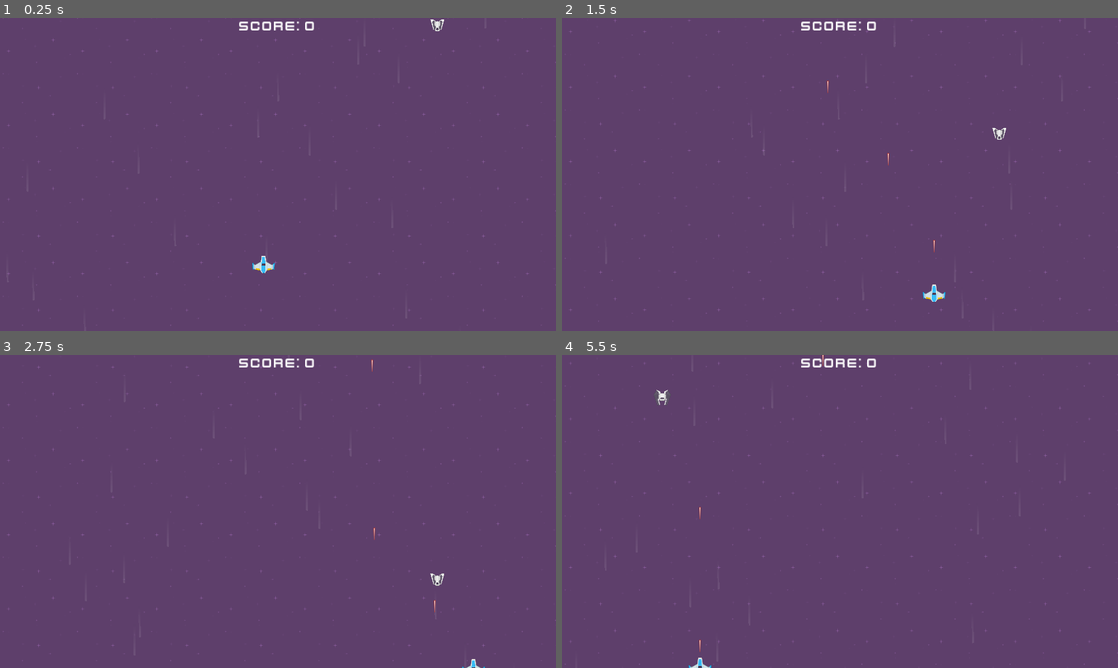
Above: before the commit, frames 1-4 (two rows, left to right).
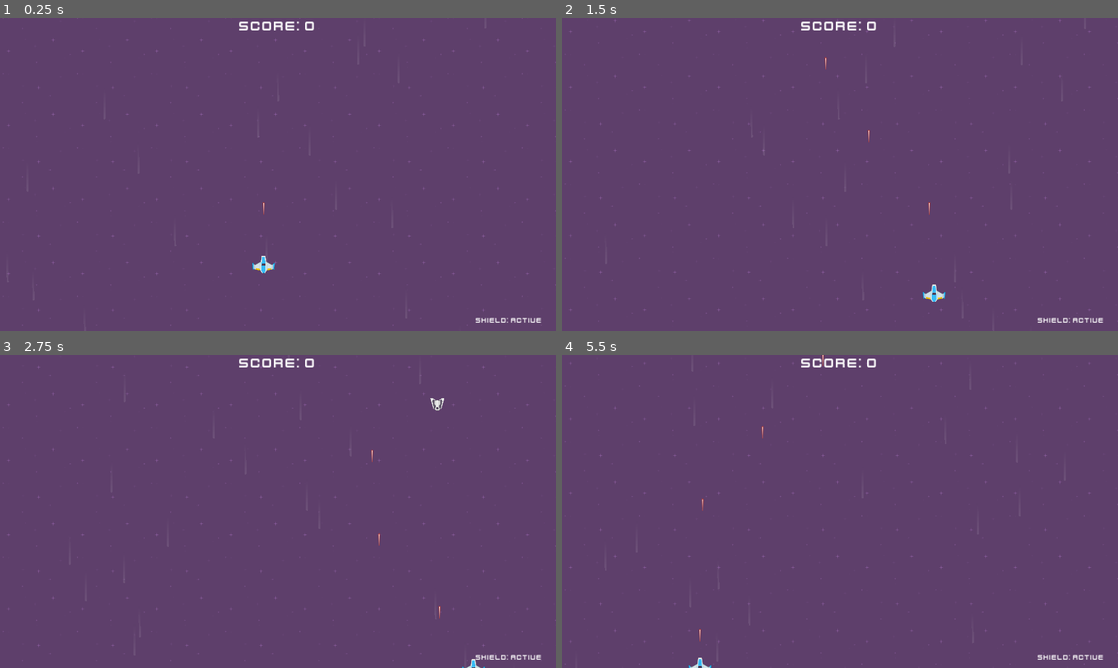
Above: after the commit, the same moments.

Repository: joach70/Cosmic-Expansion
Game: Godot game, scene res://scenes/game.tscn
Same seed, same stepped clock (60 frames per second), same inputs: the game is played once before the commit and once after it.
Inputs:
- Up to frame 1 (0.25 s): no input
- Up to frame 2 (1.5 s): hold Right (move_right) 0.53-1.28 s; hold Space (shoot) 0.53-1.28 s; hold Down (move_down) from 1.28 s (still down); tap Space (shoot) at 1.35 s
- Up to frame 3 (2.75 s): release Down (move_down) at 2.03 s; hold Right (move_right) from 2.03 s (still down); hold Space (shoot) from 2.03 s (still down)
- Up to frame 4 (5.5 s): release Right (move_right) at 2.78 s; release Space (shoot) at 2.78 s; hold Up (move_up) 2.78-3.53 s; tap Space (shoot) at 2.85, 4.35 s; hold Space (shoot) 3.53-4.28 s; hold Left (move_left) 3.53-5.03 s; tap R (reset) at 4.15 s; hold Down (move_down) from 5.03 s (still down); hold Space (shoot) from 5.03 s (still down)

The runs differ from the first frame. In frame 1, 0.2% of the frame differs, in the area x 47-98%, y 0-98%; in frame 2, 0.3%; in frame 3, 0.3%, in the area x 66-98%, y 1-98%; in frame 4, 0.3%.

Commit message:
new version 0.2

Diff:
--- a/project.godot
+++ b/project.godot
@@ -67,3 +67,7 @@
 3d_physics/layer_2="enemy"
 2d_physics/layer_3="laser"
 3d_physics/layer_3="laser"
+
+[rendering]
+
+textures/vram_compression/import_etc2_astc=true
--- /dev/null
+++ b/scenes/boss_2.tscn
@@ -0,0 +1,12 @@
+[gd_scene load_steps=3 format=3 uid="uid://opbtskmt4ajc"]
+
+[ext_resource type="PackedScene" uid="uid://pi6t1vbiapt2" path="res://scenes/enemy.tscn" id="1_l1fts"]
+[ext_resource type="Texture2D" uid="uid://80uxyukjj6uo" path="res://assets/PNG/ufoGreen.png" id="2_4at3u"]
+
+[node name="boss_2" instance=ExtResource("1_l1fts")]
+type = 4
+level = 2
+
+[node name="Sprite2D" parent="." index="0"]
+scale = Vector2(0.8, 0.8)
+texture = ExtResource("2_4at3u")
--- /dev/null
+++ b/scenes/boss_3.tscn
@@ -0,0 +1,10 @@
+[gd_scene load_steps=3 format=3 uid="uid://6xrg25hckw61"]
+
+[ext_resource type="PackedScene" uid="uid://opbtskmt4ajc" path="res://scenes/boss_2.tscn" id="1_rlih8"]
+[ext_resource type="Texture2D" uid="uid://1x71h01ep88g" path="res://assets/PNG/ufoRed.png" id="2_odcui"]
+
+[node name="boss_3" instance=ExtResource("1_rlih8")]
+level = 3
+
+[node name="Sprite2D" parent="." index="0"]
+texture = ExtResource("2_odcui")
--- /dev/null
+++ b/scenes/diver_enemy_2.tscn
@@ -0,0 +1,11 @@
+[gd_scene load_steps=3 format=3 uid="uid://6lhn4btwggdc"]
+
+[ext_resource type="PackedScene" uid="uid://pi6t1vbiapt2" path="res://scenes/enemy.tscn" id="1_di0in"]
+[ext_resource type="Texture2D" uid="uid://bdlqqq3pwh54l" path="res://assets/PNG/Enemies/enemyBlue4.png" id="2_ponqf"]
+
+[node name="diver_enemy_2" instance=ExtResource("1_di0in")]
+type = 2
+level = 2
+
+[node name="Sprite2D" parent="." index="0"]
+texture = ExtResource("2_ponqf")
--- /dev/null
+++ b/scenes/diver_enemy_3.tscn
@@ -0,0 +1,10 @@
+[gd_scene load_steps=3 format=3 uid="uid://mpu1cm0g1svt"]
+
+[ext_resource type="PackedScene" uid="uid://6lhn4btwggdc" path="res://scenes/diver_enemy_2.tscn" id="1_p4ktd"]
+[ext_resource type="Texture2D" uid="uid://bcccrlxiy34mb" path="res://assets/PNG/Enemies/enemyGreen4.png" id="2_p6ali"]
+
+[node name="diver_enemy_3" instance=ExtResource("1_p4ktd")]
+level = 3
+
+[node name="Sprite2D" parent="." index="0"]
+texture = ExtResource("2_p6ali")
--- /dev/null
+++ b/scenes/enemy_2.tscn
@@ -0,0 +1,10 @@
+[gd_scene load_steps=3 format=3 uid="uid://t5ma26afqvfd"]
+
+[ext_resource type="PackedScene" uid="uid://pi6t1vbiapt2" path="res://scenes/enemy.tscn" id="1_ck4lf"]
+[ext_resource type="Texture2D" uid="uid://dknv0nad73mer" path="res://assets/PNG/Enemies/enemyBlue1.png" id="2_w7sd5"]
+
+[node name="enemy_2" instance=ExtResource("1_ck4lf")]
+level = 2
+
+[node name="Sprite2D" parent="." index="0"]
+texture = ExtResource("2_w7sd5")
--- /dev/null
+++ b/scenes/enemy_3.tscn
@@ -0,0 +1,10 @@
+[gd_scene load_steps=3 format=3 uid="uid://i8jx5dshjjic"]
+
+[ext_resource type="PackedScene" uid="uid://pi6t1vbiapt2" path="res://scenes/enemy.tscn" id="1_svq8w"]
+[ext_resource type="Texture2D" uid="uid://c0oani812bdgw" path="res://assets/PNG/Enemies/enemyGreen1.png" id="2_mr1a7"]
+
+[node name="Enemy_3" instance=ExtResource("1_svq8w")]
+level = 3
+
+[node name="Sprite2D" parent="." index="0"]
+texture = ExtResource("2_mr1a7")
--- a/scenes/enemy_boss.tscn
+++ b/scenes/enemy_boss.tscn
@@ -4,7 +4,7 @@
 [ext_resource type="Texture2D" uid="uid://85dh46qjc6y5" path="res://assets/PNG/Enemies/enemyRed1.png" id="2_niu42"]
 
 [node name="Enemy_boss" instance=ExtResource("1_g8bnk")]
-is_shooting = true
+type = 4
 
 [node name="Sprite2D" parent="." index="0"]
 texture = ExtResource("2_niu42")
--- /dev/null
+++ b/scenes/enemy_shooting_2.tscn
@@ -0,0 +1,11 @@
+[gd_scene load_steps=3 format=3 uid="uid://cy6y47wu6cedi"]
+
+[ext_resource type="PackedScene" uid="uid://pi6t1vbiapt2" path="res://scenes/enemy.tscn" id="1_yhabl"]
+[ext_resource type="Texture2D" uid="uid://ct3kx4ev0ocao" path="res://assets/PNG/Enemies/enemyBlue2.png" id="2_ngp6w"]
+
+[node name="enemy_shooting_2" instance=ExtResource("1_yhabl")]
+type = 3
+level = 2
+
+[node name="Sprite2D" parent="." index="0"]
+texture = ExtResource("2_ngp6w")
--- /dev/null
+++ b/scenes/enemy_shooting_3.tscn
@@ -0,0 +1,10 @@
+[gd_scene load_steps=3 format=3 uid="uid://cexmfc0eqj4fh"]
+
+[ext_resource type="PackedScene" uid="uid://dabd5qohfekei" path="res://scenes/enemy_shooting.tscn" id="1_pnkha"]
+[ext_resource type="Texture2D" uid="uid://cqpqnbfkqwk8a" path="res://assets/PNG/Enemies/enemyGreen2.png" id="2_0cxi7"]
+
+[node name="EnemyShooting_3" instance=ExtResource("1_pnkha")]
+level = 3
+
+[node name="Sprite2D" parent="." index="0"]
+texture = ExtResource("2_0cxi7")
--- a/scenes/hud.tscn
+++ b/scenes/hud.tscn
@@ -6,6 +6,10 @@
 [sub_resource type="LabelSettings" id="LabelSettings_ic35r"]
 font = ExtResource("1_6sklg")
 font_size = 48
+
+[sub_resource type="LabelSettings" id="LabelSettings_n3k0g"]
+font = ExtResource("1_6sklg")
+font_size = 24
 
 [node name="HUD" type="Control"]
 layout_mode = 3
@@ -20,9 +24,25 @@
 layout_mode = 1
 anchors_preset = 10
 anchor_right = 1.0
-offset_bottom = 23.0
+offset_bottom = 54.0
 grow_horizontal = 2
 text = "SCORE: 9999"
 label_settings = SubResource("LabelSettings_ic35r")
 horizontal_alignment = 1
 vertical_alignment = 1
+
+[node name="Shield" type="Label" parent="."]
+layout_mode = 1
+anchors_preset = 3
+anchor_left = 1.0
+anchor_top = 1.0
+anchor_right = 1.0
+anchor_bottom = 1.0
+offset_left = -323.0
+offset_top = -70.0
+grow_horizontal = 0
+grow_vertical = 0
+text = "Shield: Active"
+label_settings = SubResource("LabelSettings_n3k0g")
+horizontal_alignment = 1
+vertical_alignment = 1
--- a/scenes/laser.tscn
+++ b/scenes/laser.tscn
@@ -30,6 +30,7 @@
 
 [node name="LaserSound" type="AudioStreamPlayer" parent="SFX"]
 stream = ExtResource("3_p0rg6")
+volume_db = -10.0
 
 [node name="HitSound" type="AudioStreamPlayer" parent="SFX"]
 stream = ExtResource("4_6xpgm")
--- a/scenes/player.tscn
+++ b/scenes/player.tscn
@@ -1,12 +1,16 @@
-[gd_scene load_steps=3 format=3 uid="uid://dvlbbugvuvcl2"]
+[gd_scene load_steps=6 format=3 uid="uid://dvlbbugvuvcl2"]
 
 [ext_resource type="Script" path="res://scripts/player.gd" id="1_7ds8d"]
 [ext_resource type="Texture2D" uid="uid://ecobna3ik7yc" path="res://assets/PNG/playerShip1_blue.png" id="1_n2u3g"]
+[ext_resource type="AudioStream" uid="uid://gfffvxqboi4r" path="res://assets/Bonus/level_up.ogg" id="3_oupq8"]
+[ext_resource type="AudioStream" uid="uid://b43selmjnn88p" path="res://assets/Bonus/sfx_shieldDown.ogg" id="4_c7hfd"]
+[ext_resource type="AudioStream" uid="uid://bocljp381ierl" path="res://assets/Bonus/sfx_shieldUp.ogg" id="4_svp72"]
 
 [node name="Player" type="CharacterBody2D" groups=["player"]]
 collision_mask = 6
 motion_mode = 1
 script = ExtResource("1_7ds8d")
+autoshot = true
 
 [node name="Sprite2D" type="Sprite2D" parent="."]
 scale = Vector2(0.8, 0.8)
@@ -18,3 +22,15 @@
 
 [node name="Muzzle" type="Marker2D" parent="."]
 position = Vector2(0, -53)
+
+[node name="SFX" type="Node" parent="."]
+
+[node name="LevelUp" type="AudioStreamPlayer" parent="SFX"]
+stream = ExtResource("3_oupq8")
+volume_db = -15.0
+
+[node name="ShieldUp" type="AudioStreamPlayer" parent="SFX"]
+stream = ExtResource("4_svp72")
+
+[node name="ShieldDown" type="AudioStreamPlayer" parent="SFX"]
+stream = ExtResource("4_c7hfd")
--- a/scripts/enemy.gd
+++ b/scripts/enemy.gd
@@ -36,14 +36,11 @@
 
 func _ready() -> void:
 	setup_enemy()
-	hp *= level
-	points *= level
 	# Routine
 	var stop:bool = true
 	var loop:int = 1
 	if !teleport and !is_shooting:
 		stop = false
-		pass
 	else:
 		while stop:
 			if teleport:
@@ -77,6 +74,8 @@
 			teleport = true
 		_:
 			error("Unknown Enemy Type", scene_file_path)
+	hp *= level
+	points *= level
 
 func teleport_func():
 	var change:bool = false
@@ -89,8 +88,6 @@
 		y = randi_range(0,y_array_size)%y_array_size
 		if (boss_pos_x[x-1]!= global_position.x or boss_pos_y[y-1]!= global_position.y):
 			change = true
-		else:
-			print("False")
 	change = false
 	global_position.x = boss_pos_x[x-1]
 	global_position.y = boss_pos_y[y-1]
@@ -106,12 +103,38 @@
 	is_waiting = true
 
 func shoot():
-	#is_shooting = true
+	#func _on_laser_shot(type, laser_scene, location, start_rotation, y_movement, x_movement):
 	var location = muzzle.global_position + Vector2(0,-10)
-	if type==4: # Boss is a little bigger
-		laser_shot.emit("enemy", laser_scene, muzzle.global_position+Vector2(0,50),0, -1, 0)
+	if type==4:
+		if level==1:
+			laser_shot.emit("enemy", laser_scene, muzzle.global_position+Vector2(0,50),180, -1, 0)
+		if level==2:
+			for n in 2:
+				# Front
+				laser_shot.emit("enemy", laser_scene, muzzle.global_position+Vector2(30,30),-210, -0.8, -0.5)
+				laser_shot.emit("enemy", laser_scene, muzzle.global_position+Vector2(0,50),180, -1, 0)
+				laser_shot.emit("enemy", laser_scene, muzzle.global_position+Vector2(-30,30),210, -0.8, 0.5)
+				# Side
+				laser_shot.emit("enemy", laser_scene, muzzle.global_position+Vector2(50,0),-90, 0, 1)
+				laser_shot.emit("enemy", laser_scene, muzzle.global_position+Vector2(-50,0),90, 0, -1)
+				await get_tree().create_timer(0.2).timeout
+		if level==3:
+			for n in 5:
+				# Front
+				laser_shot.emit("enemy", laser_scene, muzzle.global_position+Vector2(30,30),-210, -0.8, -0.5)
+				laser_shot.emit("enemy", laser_scene, muzzle.global_position+Vector2(0,50),180, -1, 0)
+				laser_shot.emit("enemy", laser_scene, muzzle.global_position+Vector2(-30,30),210, -0.8, 0.5)
+				# Side
+				laser_shot.emit("enemy", laser_scene, muzzle.global_position+Vector2(-50,0),-90, 0, 1)
+				laser_shot.emit("enemy", laser_scene, muzzle.global_position+Vector2(50,0),90, 0, -1)
+				# Back
+				laser_shot.emit("enemy", laser_scene, muzzle.global_position+Vector2(30,-30),30, 0.8, -0.5)
+				laser_shot.emit("enemy", laser_scene, muzzle.global_position+Vector2(0,-50),180, 1, 0)
+				laser_shot.emit("enemy", laser_scene, muzzle.global_position+Vector2(-30,-30),-30, 0.8, 0.5)
+				rotation += 5
+				await get_tree().create_timer(0.3).timeout
 	else:
-		laser_shot.emit("enemy", laser_scene, muzzle.global_position+Vector2(0,40),0, -1, 0)
+		laser_shot.emit("enemy", laser_scene, muzzle.global_position+Vector2(0,40),180, -1, 0)
 		#is_shooting = false
 
 func _physics_process(delta: float) -> void:
--- a/scripts/game.gd
+++ b/scripts/game.gd
@@ -1,16 +1,38 @@
 extends Node2D
 
-var enemy_scenes: Array[PackedScene] = [
+var enemy_scenes1: Array[PackedScene] = [
 	preload("res://scenes/diver_enemy.tscn"),
 	preload("res://scenes/enemy.tscn"),
 	preload("res://scenes/enemy_shooting.tscn")]
-
-var enemy_boss: Array[PackedScene] = [preload("res://scenes/boss.tscn")]
+var enemy_scenes2: Array[PackedScene] = [
+	preload("res://scenes/diver_enemy_2.tscn"),
+	preload("res://scenes/enemy_2.tscn"),
+	preload("res://scenes/enemy_shooting_2.tscn")]
+var enemy_scenes3: Array[PackedScene] = [
+	preload("res://scenes/diver_enemy_3.tscn"),
+	preload("res://scenes/enemy_3.tscn"),
+	preload("res://scenes/enemy_shooting_3.tscn")]
+var enemy_boss: Array[PackedScene] = [
+	preload("res://scenes/boss.tscn"),
+	preload("res://scenes/boss_2.tscn"),
+	preload("res://scenes/boss_3.tscn")]
 
 # Export
-@export var turn1 = 1 # enemy before first boss
-@export var wait_boss = 5 # time how long wait boss
-@export var wait_enemy = 2.5 # time between enemy respawn
+# 1
+@export var turn1:int = 20 # enemy before first boss
+@export var wait_enemy1 = 2.5
+# 2
+@export var turn2 = 30 # enemy before first boss
+@export var wait_enemy2 = 1.75
+# 3
+@export var turn3 = 60 # enemy before first boss
+@export var wait_enemy3 = 1.5
+# 4
+@export var turn4 = 60 # enemy before first boss
+@export var wait_enemy4 = 1
+# All
+@export var wait_boss = 10 # time how long wait boss
+@export var turn = 1 # start level
 
 # On ready
 @onready var player_spawn_pos = $PlayerSpawnPos
@@ -26,10 +48,14 @@
 @onready var explode_sound = $SFX/ExpodeSound
 
 var player = null
-var score := 0:
+var score: int = 0:
 	set(value):
 		score = value
 		hud.score = score
+var shield: String = "Active":
+	set(value):
+		shield = value
+		hud.shield = shield
 var high_score
 var scroll_speed = 100
 
@@ -51,22 +77,53 @@
 	player.global_position = player_spawn_pos.global_position
 	# connect player laser shoot signal to function
 	player.laser_shot.connect(_on_laser_shot)
+	player.shield_changed.connect(_player_shield)
 	#enemy_boss.laser_shot.connect(_on_laser_shot)
 	#enemy_shooting.laser_shot.connect(_on_laser_shot)
 	#enemy.laser_shot.connect(_on_enemy_laser_shot)
 	# connect player killed signal
+	# ---
+	# Command line setup
+	var args = OS.get_cmdline_args()
+	for arg in args:
+		if arg.find("--turn=") == 0:
+			turn = int(arg.split("=")[1])
+	# ---
+	if turn != 1:
+		for n in turn-1:
+			player.level_up()
 	player.killed.connect(_on_player_killed)
 	spawner()
 
+func _player_shield(text:String):
+	shield = text
+
 func spawner():
+	# Repeat Break
+	await get_tree().create_timer(2).timeout
 	var x:int = 1;
-	while x>0:
-		for n in turn1:
-			var enemy = choose_random_enemy()
-			spawn_enemy(enemy.instantiate())
-			await get_tree().create_timer(wait_enemy).timeout
-		spawn_enemy(enemy_boss[0].instantiate())
-		x-=2
+	var repeat_value: int = 1
+	var wait_enemy: int
+	if turn == 1:#while x>0:
+		repeat_value = turn1
+		wait_enemy = wait_enemy1
+	elif turn == 2:
+		repeat_value = turn2
+		wait_enemy = wait_enemy2
+	elif turn == 3:
+		repeat_value = turn3
+		wait_enemy = wait_enemy3
+	elif turn >= 3:
+		repeat_value = turn4
+		wait_enemy = wait_enemy4
+	for n in repeat_value:
+		var enemy = choose_random_enemy(turn)
+		spawn_enemy(enemy.instantiate())
+		await get_tree().create_timer(wait_enemy).timeout
+	if turn >=4:
+		spawn_enemy(enemy_boss[2].instantiate())
+	else:
+		spawn_enemy(enemy_boss[turn-1].instantiate())
 
 func save_game():
 	var save_file = FileAccess.open("user://save.data", FileAccess.WRITE)
@@ -89,7 +146,7 @@
 	#	pb.scroll_offset.y = 0
 	#print(pb.scroll_offset.y)
 
-func _on_laser_shot(type, laser_scene, location, start_rotation, y_movement, x_movement):
+func _on_laser_shot(type, laser_scene, location, start_rotation, y_movement:float, x_movement:float):
 	# create laser
 	var laser = laser_scene.instantiate()
 	# set laser position
@@ -103,23 +160,16 @@
 		laser.type = "player"
 	if type == "enemy":
 		laser.type = "enemy"
-	# sound
-	#laser_sound.play()
-
-#func _on_enemy_laser_shot(laser_scene, location, start_rotation, y_movement, x_movement):
-		# create laser
-	#var laser = laser_scene.instantiate()
-		# set laser position
-	#laser.global_position = location
-	#laser.start_rotation = start_rotation
-	#laser.x_movement = x_movement
-	#laser.y_movement = y_movement
-		# add as child of laser_container
-	#laser_container.add_child(laser)
-		# sound
-		#laser_sound.play()
-
-func choose_random_enemy() -> PackedScene:
+
+func choose_random_enemy(turn:int) -> PackedScene:
+	var enemy_scenes
+	if turn == 1: enemy_scenes = enemy_scenes1
+	elif turn == 2: enemy_scenes = enemy_scenes2
+	elif turn == 3: enemy_scenes = enemy_scenes3
+	elif turn >= 4: enemy_scenes = enemy_scenes3
+	else:
+		print("Error while spawning")
+		enemy_scenes = enemy_scenes1
 	var size = enemy_scenes.size()
 	var random = randi_range(0,size-1)
 	return enemy_scenes[random]
@@ -133,14 +183,18 @@
 	#e.laser_shot.connect(_on_enemy_laser_shot)
 	enemy_container.add_child(enemy)
 	#await get_tree().create_timer(1).timeout
+	# Shooting
 	if enemy.type ==3 or enemy.type ==4:
 		enemy.laser_shot.connect(_on_laser_shot)
+		# Teleport
 		if enemy.type == 4:
-			pass
 			enemy.boss_dead.connect(_on_boss_killed)
 
 func _on_boss_killed():
 	print("Boss Desktroyed")
+	turn+=1
+	if player.alive:
+		player.level_up()
 	spawner()
 
 func _on_enemy_killed(points):
@@ -148,8 +202,6 @@
 	hit_sound.play()
 	if score > high_score:
 		high_score = score
-	if score == 500 or score == 1000:
-		player.level_up()
 
 func _on_enemy_hit():
 	pass
--- a/scripts/hud.gd
+++ b/scripts/hud.gd
@@ -3,3 +3,6 @@
 @onready var score = $Score:
 	set(value):
 		score.text = "Score: " +str(value)
+@onready var shield = $Shield:
+	set(value):
+		shield.text = "Shield: " + value
--- a/scripts/laser.gd
+++ b/scripts/laser.gd
@@ -1,18 +1,20 @@
 class_name Laser extends Area2D
-
 
 @export var speed = 600
 @export var damage = 1
 @export var start_rotation = 0
-@export var x_movement = 0
-@export var y_movement = 1
+@export var x_movement:float = 0
+@export var y_movement:float = 1
 
 @onready var laser_sound = $SFX/LaserSound
 @onready var hit_sound = $SFX/HitSound
 @onready var type: String
 
 func _ready() -> void:
+	if type == "player":
+		laser_sound.volume_db -=15
 	laser_sound.play()
+
 	rotation_degrees = start_rotation
 
 func _physics_process(delta):
@@ -20,12 +22,8 @@
 	global_position.y += -speed * delta * y_movement
 	global_position.x += -speed * delta * x_movement
 
-
-
 func _on_visible_on_screen_notifier_2d_screen_exited() -> void:
-	# remove if go out of the canvas
 	queue_free()
-
 
 func _on_area_entered(area: Area2D) -> void:
 	if area is Enemy:
@@ -46,6 +44,7 @@
 
 func _on_body_entered(body: Node2D) -> void:
 	if body is Player:
-		# Hit player
-		body.die()
-		queue_free()
+		if type != "player":
+			# Hit player
+			body.die()
+			queue_free()
--- a/scripts/player.gd
+++ b/scripts/player.gd
@@ -1,26 +1,34 @@
 class_name Player extends CharacterBody2D
 
-signal laser_shot()#type, laser_scene, location, start_rotation, y_movement, x_movement)
+signal laser_shot#()#type, laser_scene, location, start_rotation, y_movement, x_movement)
 signal killed
+signal shield_changed
 
 @export var speed = 500
 @export var rate_of_fire := 0.4
 @export var level = 1
+@export var autoshot = false
+@export var god_mode:bool = false
+@export var shield:bool = true
 
 @onready var muzzle = $Muzzle
 
 # add Muzzle - wylot lufy
 const laser_scene = preload("res://scenes/laser.tscn")
+@onready var level_up_sound = $SFX/LevelUp
+@onready var shield_up_sound = $SFX/ShieldUp
+@onready var shield_down_sound = $SFX/ShieldDown
 
 var shoot_cd := false
+var shoot_value:int = 0
+var alive := true
 
 func _ready() -> void:
-	if level == 2:
-		rate_of_fire /= 1.2
+	pass
 
 func _process(delta: float) -> void:
 	# check if shoot
-	if Input.is_action_pressed("shoot"):
+	if Input.is_action_pressed("shoot") and !autoshot:
 		if !shoot_cd: # if shoot stop and press shoot then:
 			# set shoot continue
 			shoot_cd = true
@@ -31,6 +39,12 @@
 			# set shoot stop
 			shoot_cd = false
 		# if yes start shoot function
+	elif autoshot:
+		if !shoot_cd:
+			shoot_cd = true
+			shoot()
+			await get_tree().create_timer(rate_of_fire).timeout
+			shoot_cd = false
 
 func _physics_process(delta: float) -> void:
 	var direction = Vector2(Input.get_axis("move_left", "move_right"), Input.get_axis("move_up", "move_down"))
@@ -45,32 +59,87 @@
 	if level == 1:
 		laser_shot.emit("player", laser_scene, muzzle.global_position,0, 1, 0)
 	if level == 2:
-		var y = 1
-		var angle = -30
+		var x
+		var angle
 		#var wait = 0.001
-		for n in 3:
-			#await get_tree().create_timer(wait).timeout
-			laser_shot.emit("player", laser_scene, muzzle.global_position,angle, 1, y)
-			angle +=30
-			y-=1
-	if level == 3:
-		var multiplayer := 2
-		var y = 3
-		var angle = -45
-		for n in 7:
+		if shoot_value%2==0:#or first_shot==true):
+			#print("odd")
+			x=0
+			angle = 0
+			laser_shot.emit("player", laser_scene, muzzle.global_position,angle, 1, x)
+			shoot_value +=1
+		else:
+			#print("not odd")
+			var y:float
+			x=0.5
+			y = 0.8
+			angle = -30
+			for n in 3:
+				laser_shot.emit("player", laser_scene, muzzle.global_position,angle, y, x)
+				angle +=30
+				x-=0.5
+				shoot_value +=3
+				if n==0:
+					y=1
+				if n==1:
+					y-=0.2
+	if level >= 3:
+		var x
+		var angle
+		if shoot_value%2==0:#or first_shot==true):
+			#print("odd")
+			x=0
+			angle = 0
+			laser_shot.emit("player", laser_scene, muzzle.global_position,angle, 1, x)
+			shoot_value +=1
+		else:
+			#print("not odd")
+			var y:float
+			x=0.5
+			y = 0.8
+			angle = -30
+			for n in 3:
+				laser_shot.emit("player", laser_scene, muzzle.global_position,angle, y, x)
+				angle +=30
+				x-=0.5
+				shoot_value +=3
+				if n==0:
+					y=1
+				if n==1:
+					y-=0.2
+		#var multiplayer := 2
+		#var y = 3
+		#var angle = -45
+		#for n in 7:
 			#await get_tree().create_timer(0.01).timeout
-			laser_shot.emit("player", laser_scene, muzzle.global_position,angle, 1, y)
-			angle +=15
-			y-=1
-		await get_tree().create_timer(rate_of_fire/2).timeout
-		laser_shot.emit("player", laser_scene, muzzle.global_position,0, 1, 0)
+		#	laser_shot.emit("player", laser_scene, muzzle.global_position,angle, 1, y)
+		#	angle +=15
+		#	y-=1
+		#await get_tree().create_timer(rate_of_fire/2).timeout
+		#laser_shot.emit("player", laser_scene, muzzle.global_position,0, 1, 0)
 
 func die():
-	killed.emit()
-	queue_free()
+	if god_mode:
+		pass
+	elif shield:
+		shield = false
+		shield_changed.emit("Broken")
+		shield_down_sound.play()
+		await get_tree().create_timer(15).timeout
+		shield = true
+		shield_changed.emit("Active")
+		shield_up_sound.play()
+	else:
+		alive = false
+		killed.emit()
+		queue_free()
 
 func level_up():
-	if level == 3:
-		pass
-	else:
+	if level < 3:
+		# Normal
 		level +=1
+		rate_of_fire -= 0.1
+	elif level == 3:
+		rate_of_fire /= 2
+	level_up_sound.play()
+	level +=1
Not shown, added: assets/Bonus/level_up.ogg.import
Not shown, added: assets/Bonus/level_up.wav.import
Not shown, added: export/0.1/cosmic_expansion.apple-touch-icon.png.import
Not shown, added: export/0.1/cosmic_expansion.icon.png.import
Not shown, added: export/0.1/cosmic_expansion.png.import
Not shown, added: export/0.2/web/index.apple-touch-icon.png.import
Not shown, added: export/0.2/web/index.icon.png.import
Not shown, added: export/0.2/web/index.png.import
Not shown, removed: export/1.0/cosmic_expansion.apple-touch-icon.png.import
Not shown, removed: export/1.0/cosmic_expansion.icon.png.import
Not shown, removed: export/1.0/cosmic_expansion.png.import
Not shown, changed: export_presets.cfg
(and 30 more such lines)
